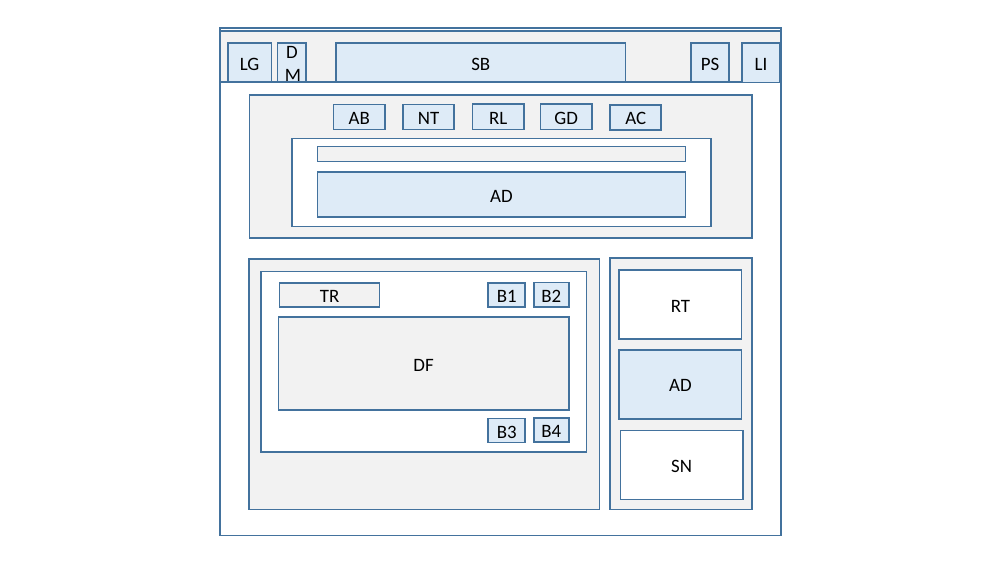
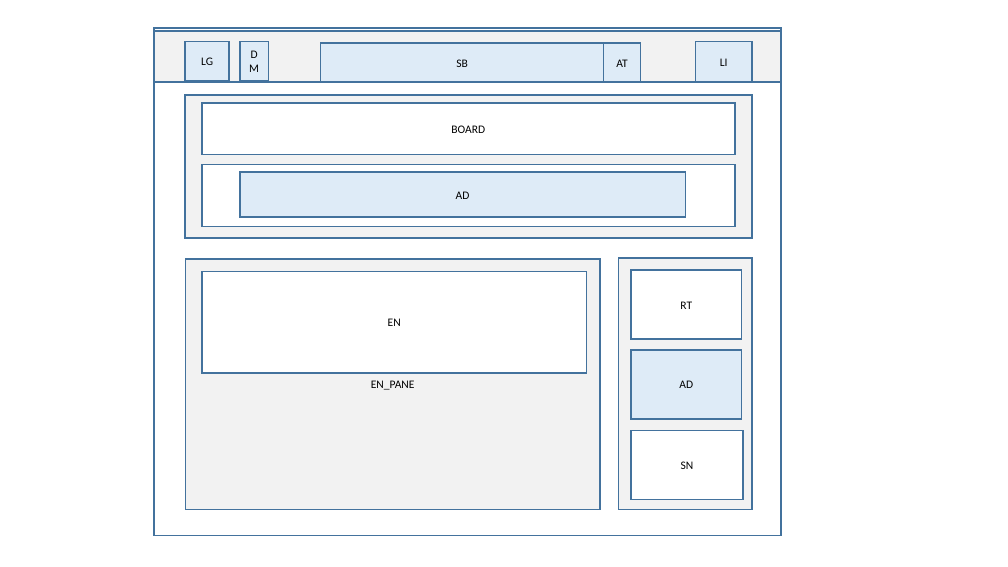
Before and after one commit to ThrownDice/UB, a slide deck: slide 1 of doc/layout(specification_in_slideNote).pptx. Drawn at 1008x567 pixels with LibreOffice and Linux fonts; fonts in the diff are those of the drawing. Boxes give left, top, right and bottom in pixels: in the first picture for what was removed or moved away, otherwise in the second. Text is boxed around its words. In the diff, an @@ line names an element or a change of style, - is before the commit and + after.

Commit message:
(e)layout.ppt

```diff
--- a/doc/layout(specification_in_slideNote).pptx
+++ b/doc/layout(specification_in_slideNote).pptx
@@ rectangle resized from (x1=220, y1=28, x2=781, y2=535) to (x1=154, y1=28, x2=781, y2=535) @@
@@ rectangle resized from (x1=220, y1=31, x2=781, y2=82) to (x1=154, y1=31, x2=781, y2=82) @@
@@ rectangle "LG" moved from (x1=228, y1=43, x2=271, y2=82) to (x1=185, y1=42, x2=229, y2=81) @@
@@ rectangle "DM" moved from (x1=278, y1=43, x2=306, y2=82) to (x1=240, y1=42, x2=268, y2=81) @@
@@ rectangle "SB" resized from (x1=337, y1=43, x2=626, y2=82) to (x1=321, y1=43, x2=604, y2=82) @@
@@ rectangle "AT" moved from (x1=691, y1=43, x2=730, y2=82) to (x1=604, y1=43, x2=641, y2=82) @@
@@ text in rectangle at (x1=616, y1=59, x2=627, y2=67): text changed; size 18 to 11 pt @@
-PS
+AT
@@ size 18 to 11 pt in 8 elements at (x1=631, y1=431, x2=743, y2=500), (x1=631, y1=350, x2=742, y2=420), (x1=631, y1=270, x2=742, y2=339), (x1=321, y1=43, x2=604, y2=82), (x1=240, y1=42, x2=268, y2=81), (x1=240, y1=172, x2=686, y2=217), (x1=185, y1=42, x2=229, y2=81), (x1=696, y1=42, x2=752, y2=82) @@
@@ rectangle "LI" resized from (x1=742, y1=43, x2=780, y2=82) to (x1=696, y1=42, x2=752, y2=82) @@
@@ rectangle resized from (x1=250, y1=95, x2=752, y2=238) to (x1=185, y1=95, x2=752, y2=238) @@
@@ rectangle added at (x1=202, y1=103, x2=735, y2=154), fill #FFFFFF, outline #43739E 1.5 pt, 11 pt, text #000000 @@
+BOARD
@@ rectangle removed at (x1=333, y1=104, x2=385, y2=129) @@
-AB
@@ rectangle removed at (x1=403, y1=104, x2=454, y2=129) @@
-NT
@@ rectangle removed at (x1=473, y1=104, x2=524, y2=129) @@
-RL
@@ rectangle removed at (x1=541, y1=104, x2=592, y2=129) @@
-GD
@@ rectangle removed at (x1=610, y1=105, x2=662, y2=130) @@
-AC
@@ rectangle removed at (x1=318, y1=147, x2=686, y2=161) @@
@@ rectangle resized from (x1=292, y1=138, x2=711, y2=226) to (x1=202, y1=164, x2=735, y2=226) @@
@@ rectangle "AD" resized from (x1=318, y1=172, x2=686, y2=217) to (x1=240, y1=172, x2=686, y2=217) @@
@@ rectangle "EN_PANE" resized from (x1=249, y1=259, x2=600, y2=509) to (x1=185, y1=259, x2=600, y2=509) @@
@@ rectangle resized from (x1=610, y1=259, x2=752, y2=510) to (x1=619, y1=259, x2=752, y2=510) @@
@@ rectangle "EN" resized from (x1=261, y1=271, x2=586, y2=452) to (x1=202, y1=271, x2=587, y2=373) @@
@@ rectangle removed at (x1=280, y1=283, x2=380, y2=307) @@
-TR
@@ rectangle removed at (x1=488, y1=283, x2=526, y2=307) @@
-B1
@@ rectangle removed at (x1=534, y1=283, x2=569, y2=307) @@
-B2
@@ rectangle "RT" resized from (x1=619, y1=270, x2=742, y2=339) to (x1=631, y1=270, x2=742, y2=339) @@
@@ rectangle removed at (x1=278, y1=318, x2=569, y2=411) @@
-DF
@@ text in rectangle at (x1=388, y1=318, x2=401, y2=326): text added @@
+EN
@@ rectangle "AD" resized from (x1=619, y1=350, x2=742, y2=420) to (x1=631, y1=350, x2=742, y2=420) @@
@@ text in rectangle at (x1=371, y1=380, x2=415, y2=390): text added @@
+EN_PANE
@@ rectangle removed at (x1=488, y1=419, x2=526, y2=443) @@
-B3
@@ rectangle removed at (x1=534, y1=418, x2=569, y2=442) @@
-B4
@@ rectangle "SN" resized from (x1=621, y1=431, x2=743, y2=500) to (x1=631, y1=431, x2=743, y2=500) @@
```
Also in this commit, not shown: 1 other slide changed, 4 slides added, 4 slides removed, 2 other files.
